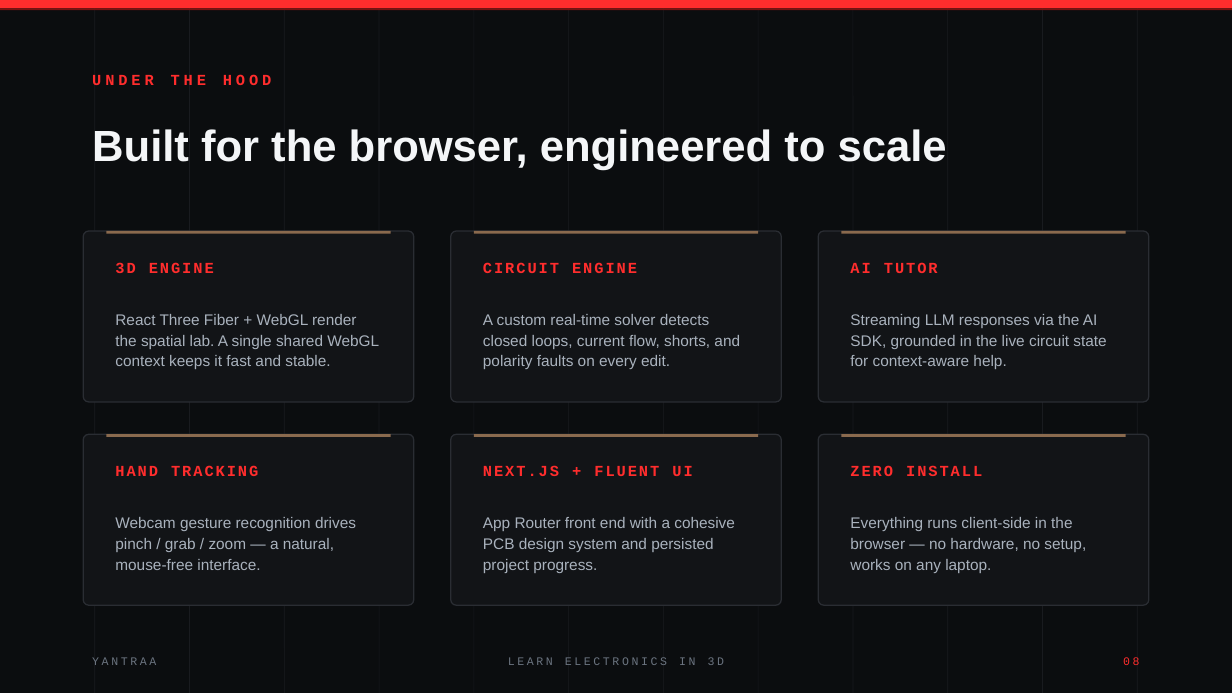
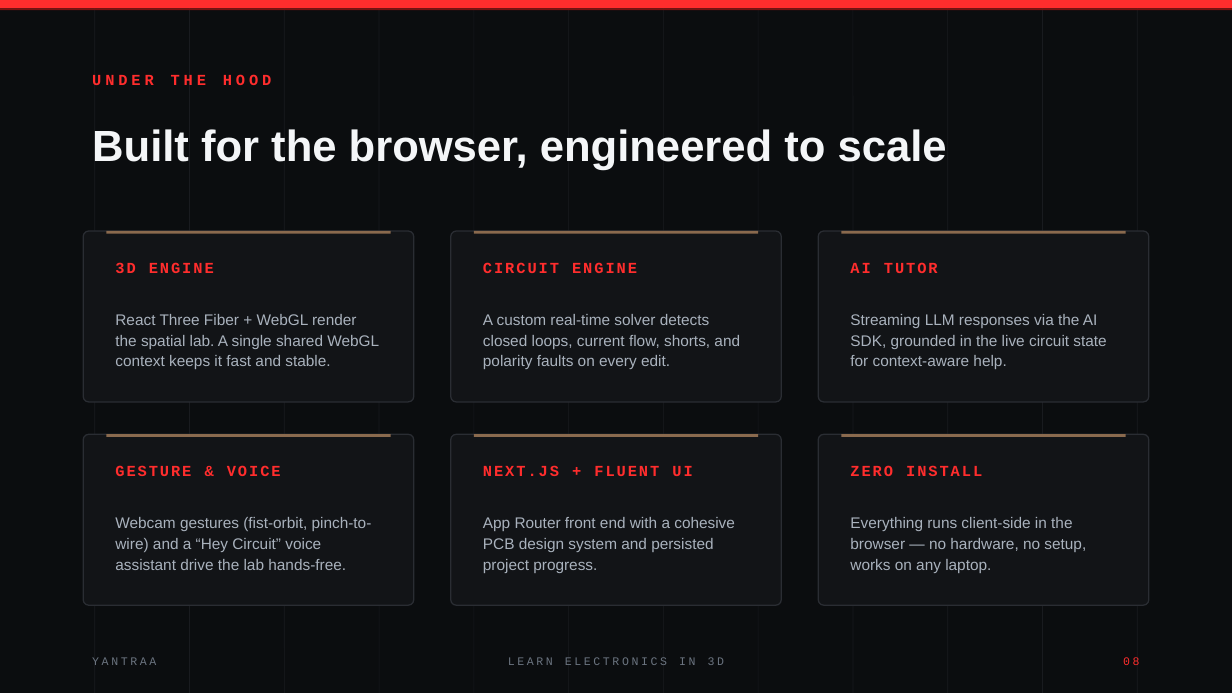
Before and after one commit to deepakgangwar1542-hash/Yantraa, a slide deck: slide 8 of public/yantraa-hackathon-deck.pptx. Drawn at 1232x693 pixels with LibreOffice and Linux fonts; fonts in the diff are those of the drawing. Boxes give left, top, right and bottom in pixels: in the first picture for what was removed or moved away, otherwise in the second. Text is boxed around its words. In the diff, an @@ line names an element or a change of style, - is before the commit and + after.

```diff
--- a/public/yantraa-hackathon-deck.pptx
+++ b/public/yantraa-hackathon-deck.pptx
@@ text at (x1=115, y1=465, x2=281, y2=476): text changed @@
-HAND TRACKING
+GESTURE & VOICE
@@ text at (x1=115, y1=517, x2=372, y2=570): text changed @@
-Webcam gesture recognition drives pinch / grab / zoom — a natural, mouse-free interface.
+Webcam gestures (fist-orbit, pinch-to-wire) and a “Hey Circuit” voice assistant drive the lab hands-free.
```
Also in this commit, not shown: 4 other slides changed, 1 other file.
